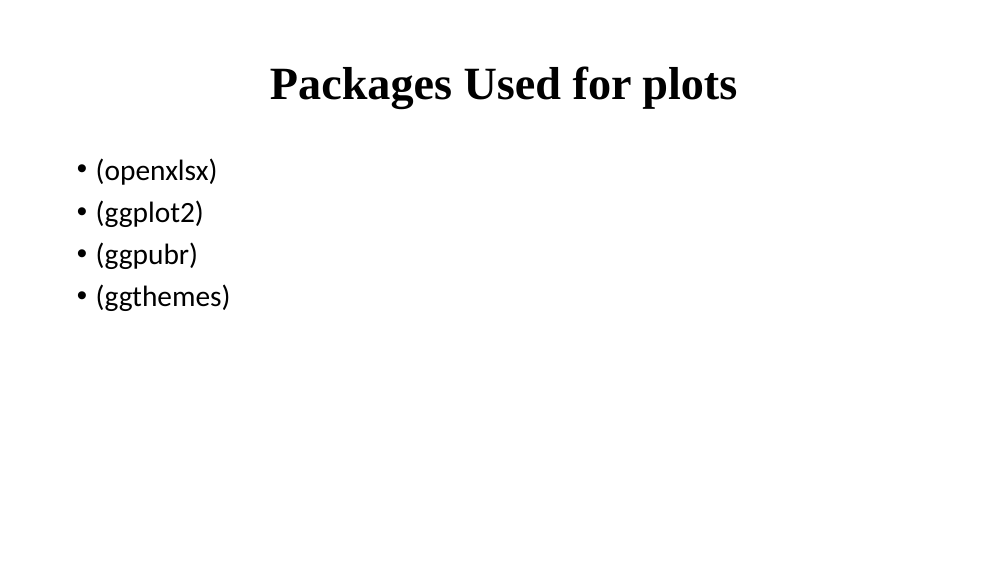
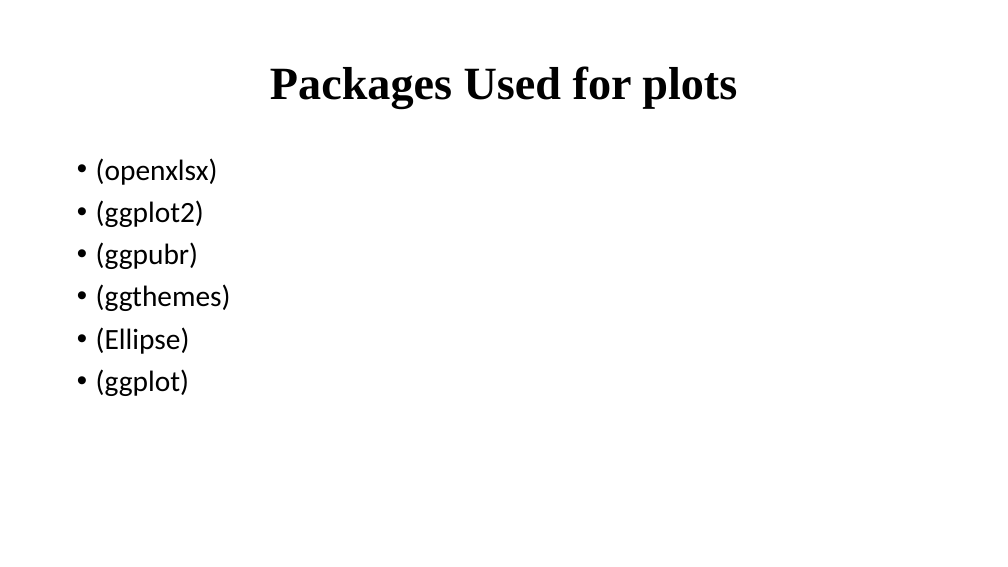
Before and after one commit to AlondraDelmar/BIOS967_Torres, a slide deck: slide 3 of data/last presentation.pptx. Drawn at 1008x567 pixels with LibreOffice and Linux fonts; fonts in the diff are those of the drawing. Boxes give left, top, right and bottom in pixels: in the first picture for what was removed or moved away, otherwise in the second. Text is boxed around its words. In the diff, an @@ line names an element or a change of style, - is before the commit and + after.

Commit message:
file

```diff
--- a/data/last presentation.pptx
+++ b/data/last presentation.pptx
@@ text at (x1=96, y1=327, x2=190, y2=396): paragraphs added @@
+• (Ellipse)
+• (ggplot)
```
